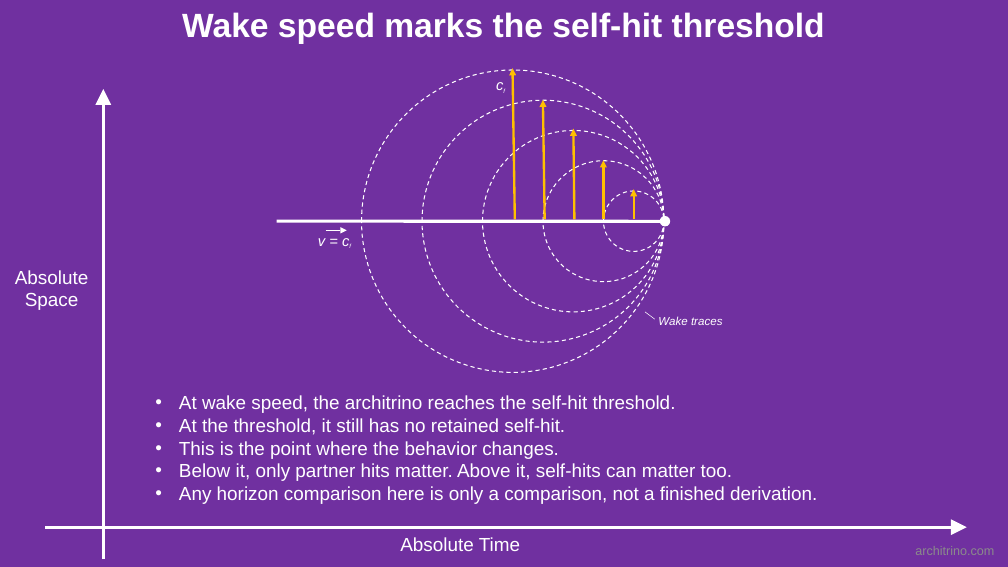
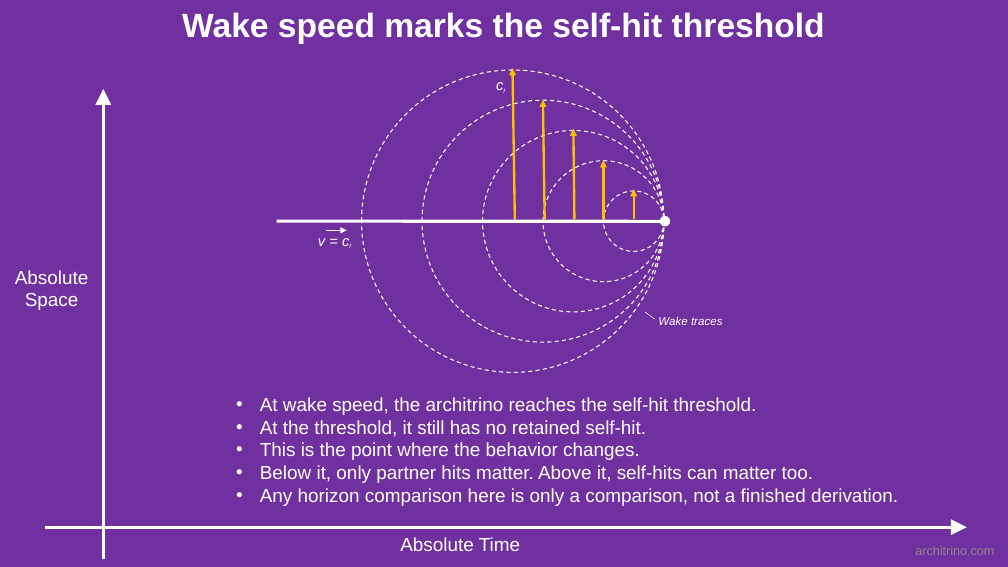
Before and after one commit to jmarkmorris/architrino, a slide deck: slide 6 of reference/archie/presentations/NPQG Fundamentals - Paths.pptx. Drawn at 1008x567 pixels with LibreOffice and Linux fonts; fonts in the diff are those of the drawing. Boxes give left, top, right and bottom in pixels: in the first picture for what was removed or moved away, otherwise in the second. Text is boxed around its words. In the diff, an @@ line names an element or a change of style, - is before the commit and + after.

```diff
--- a/reference/archie/presentations/NPQG Fundamentals - Paths.pptx
+++ b/reference/archie/presentations/NPQG Fundamentals - Paths.pptx
@@ text "At wake speed, the architrino ...": place and size @@
-text "At wake speed, the architrino ..." at [179, 395, 817, 504]
+text "At wake speed, the architrino ..." at [260, 397, 898, 506]
```
Also in this commit, not shown: 6 other slides changed, 3 other files.
